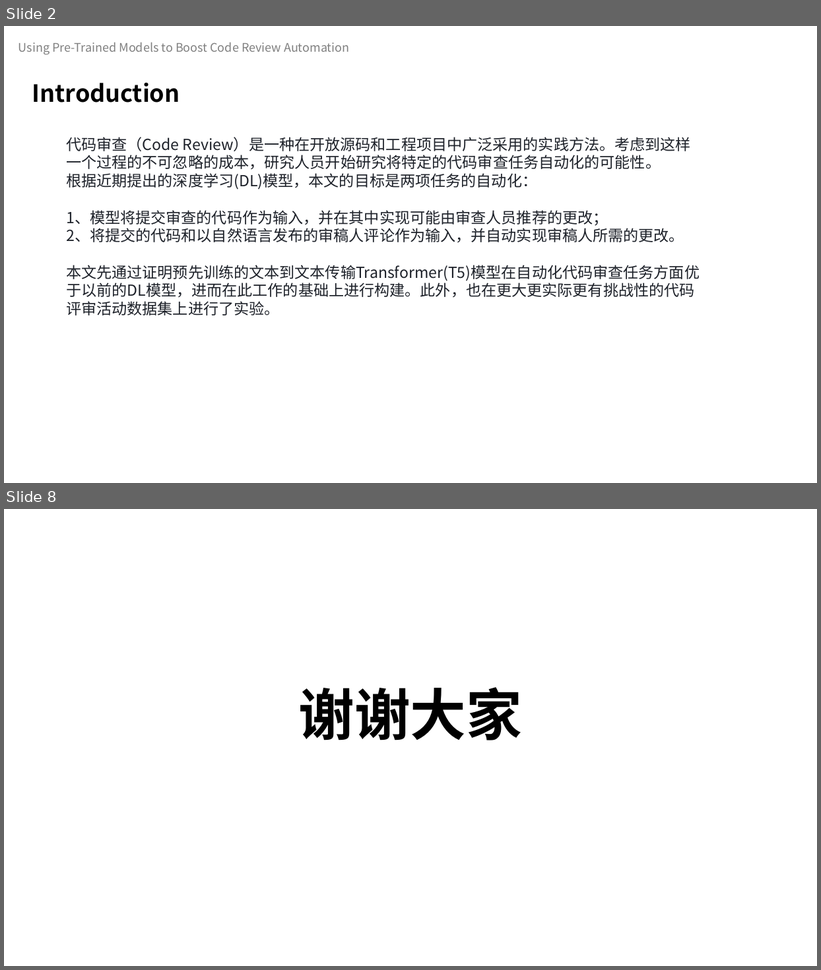
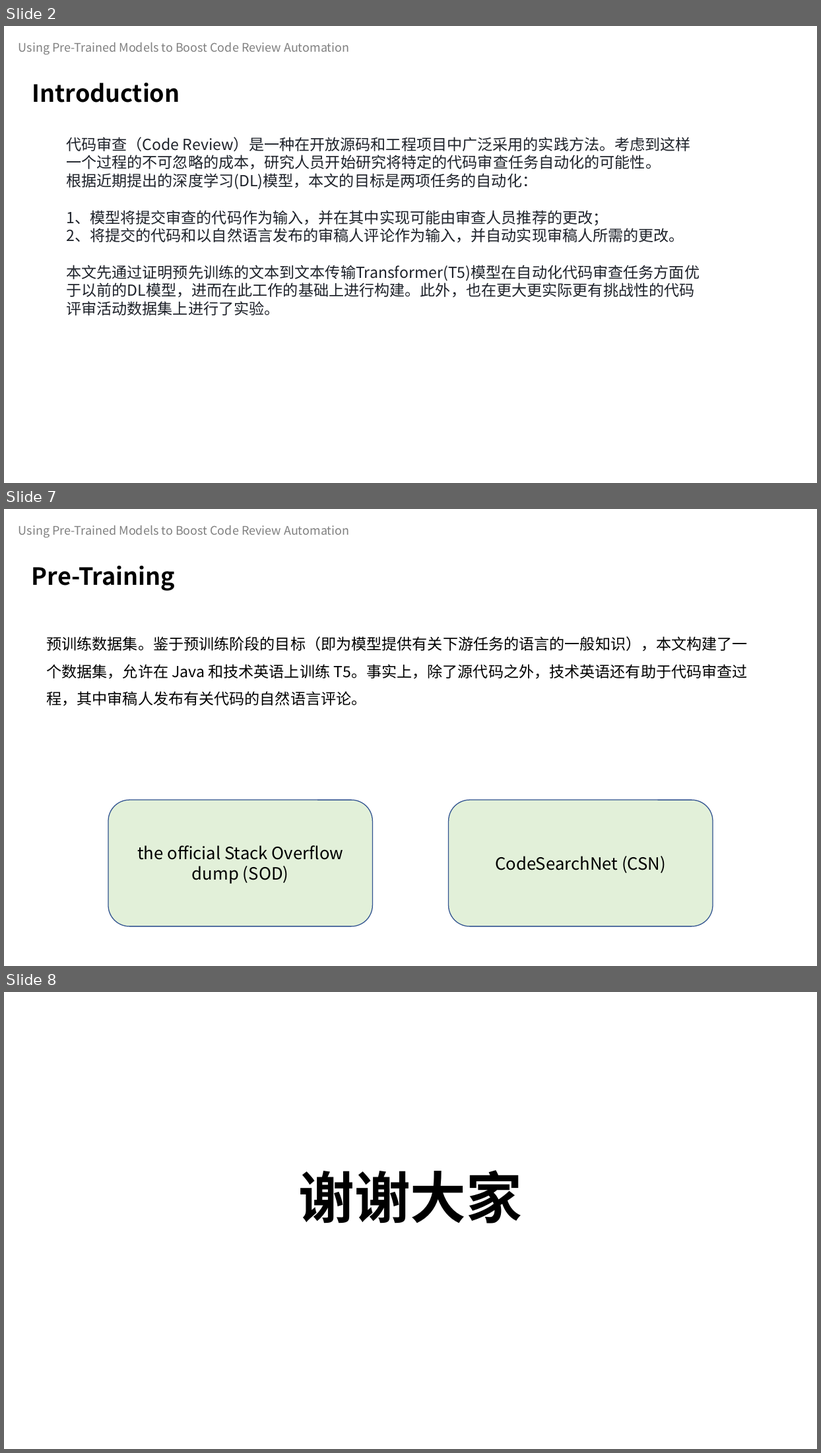
Before and after one commit to celeste-lingshi/Celeste, a slide deck: 汇报/软件测试展示_222126_项桂巳雨.pptx. Shown one above the other, each under a label of ours: slides 2 and 8 before the commit, slides 2, 7 and 8 after it; the slides between them are not shown. The pictures are 821x970 and 821x1453 pixels, drawn with LibreOffice and Linux fonts; fonts in the diff are those of the drawing. Boxes give left, top, right and bottom in pixels: in the first picture for what was removed or moved away, otherwise in the second. Text is boxed around its words. In the diff, an @@ line names an element or a change of style, - is before the commit and + after.

```diff
--- a/汇报/软件测试展示_222126_项桂巳雨.pptx
+++ b/汇报/软件测试展示_222126_项桂巳雨.pptx
@@ slide 7 added at [4,509,817,966], background #FFFFFF @@
@@ text added at [19,525,349,538], 14 pt, text #808080 @@
+Using Pre-Trained Models to Boost Code Review Automation
@@ text added at [32,566,175,591], 28 pt, text #000000, bold @@
+Pre-Training
@@ text added at [46,636,748,706], 18 pt, text #000000 @@
+预训练数据集。鉴于预训练阶段的目标（即为模型提供有关下游任务的语言的一般知识），本文构建了一个数据集，允许在 Java 和技术英语上训练 T5。事实上，除了源代码之外，技术英语还有助于代码审查过程，其中审稿人发布有关代码的自然语言评论。
@@ rounded rectangle added at [108,800,372,927], fill #E2F0D9, outline #325491 1 pt, 20 pt, text #000000 @@
+the official Stack Overflow dump (SOD)
@@ rounded rectangle added at [449,800,713,927], fill #E2F0D9, outline #325491 1 pt, 20 pt, text #000000 @@
+CodeSearchNet (CSN)
```
Also in this commit, not shown: 1 slide changed, 2 other slides added, 3 slides removed.
